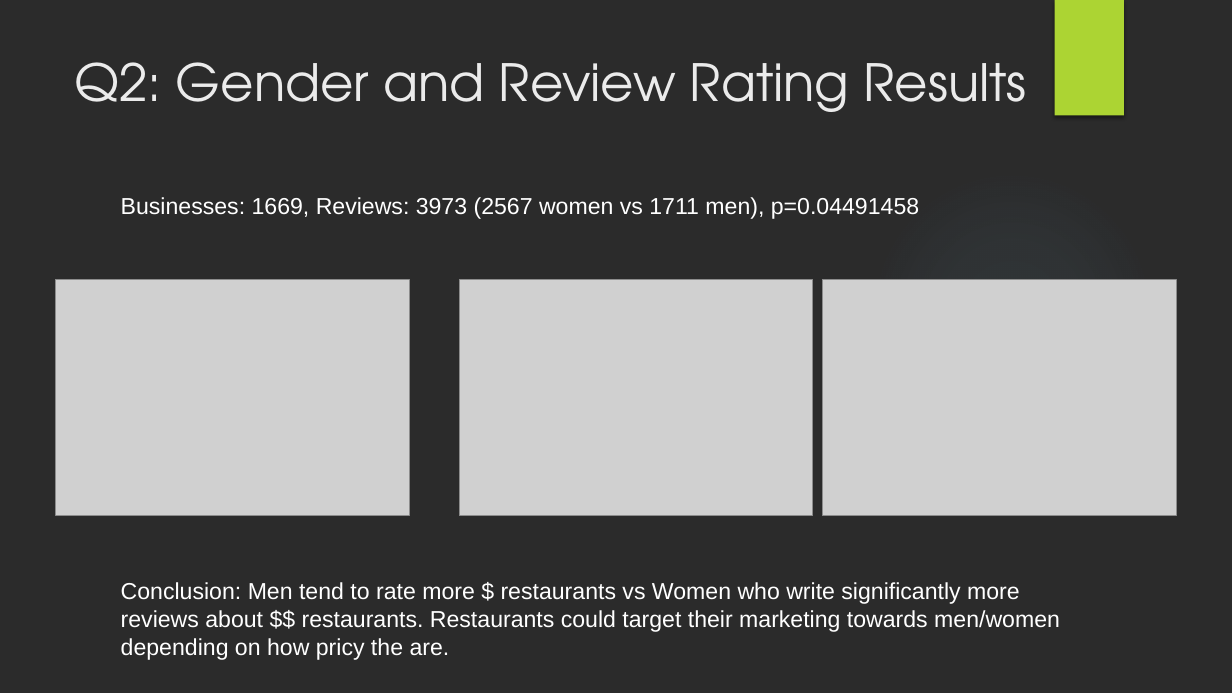
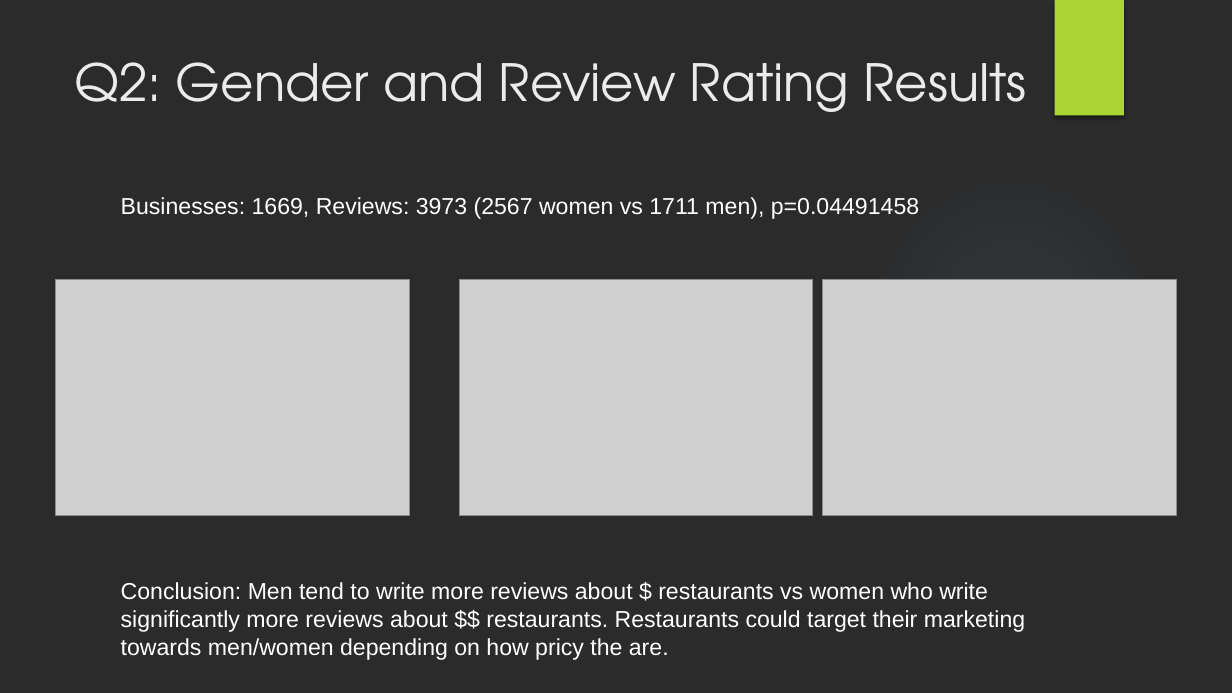
Before and after one commit to DutchDS/Project-1, a slide deck: slide 8 of Presentation.pptx. Drawn at 1232x693 pixels with LibreOffice and Linux fonts; fonts in the diff are those of the drawing; grey boxes stand for pictures; background and template pictures are left out; a plain dark background stands for a picture behind light text. Boxes give left, top, right and bottom in pixels: in the first picture for what was removed or moved away, otherwise in the second. Text is boxed around its words. In the diff, an @@ line names an element or a change of style, - is before the commit and + after.

```diff
--- a/Presentation.pptx
+++ b/Presentation.pptx
@@ text at bbox=[121, 582, 1025, 660]: text changed @@
-Conclusion: Men tend to rate more $ restaurants vs Women who write significantly more reviews about $$ restaurants. Restaurants could target their marketing towards men/women depending on how pricy the are.
+Conclusion: Men tend to write more reviews about $ restaurants vs women who write significantly more reviews about $$ restaurants. Restaurants could target their marketing towards men/women depending on how pricy the are.
```
Also in this commit, not shown: 4 other slides changed, 4 other files.
